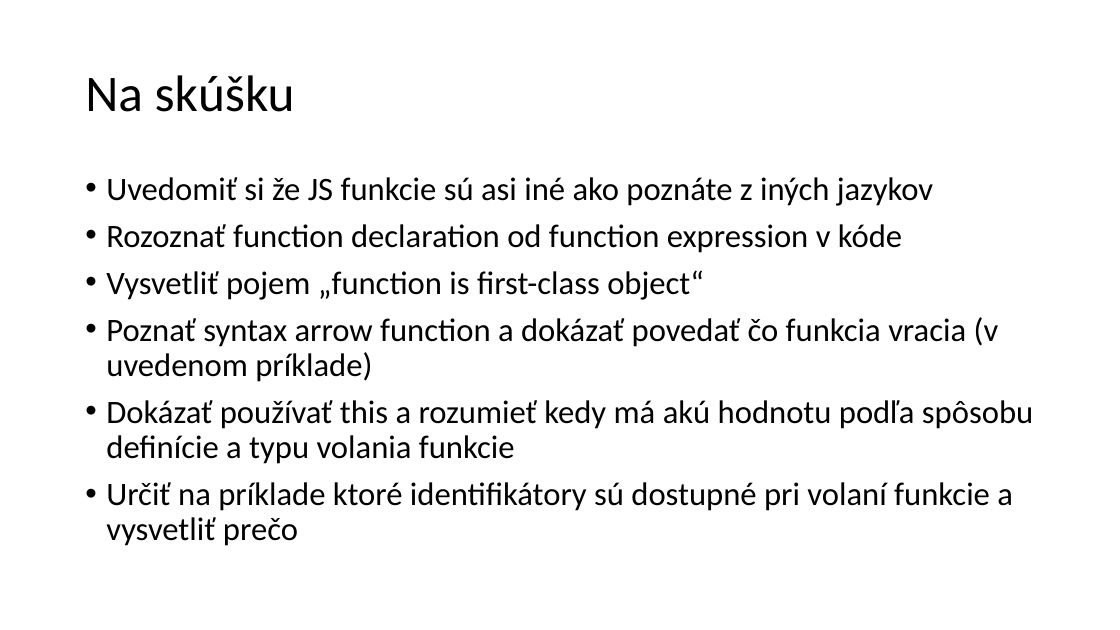
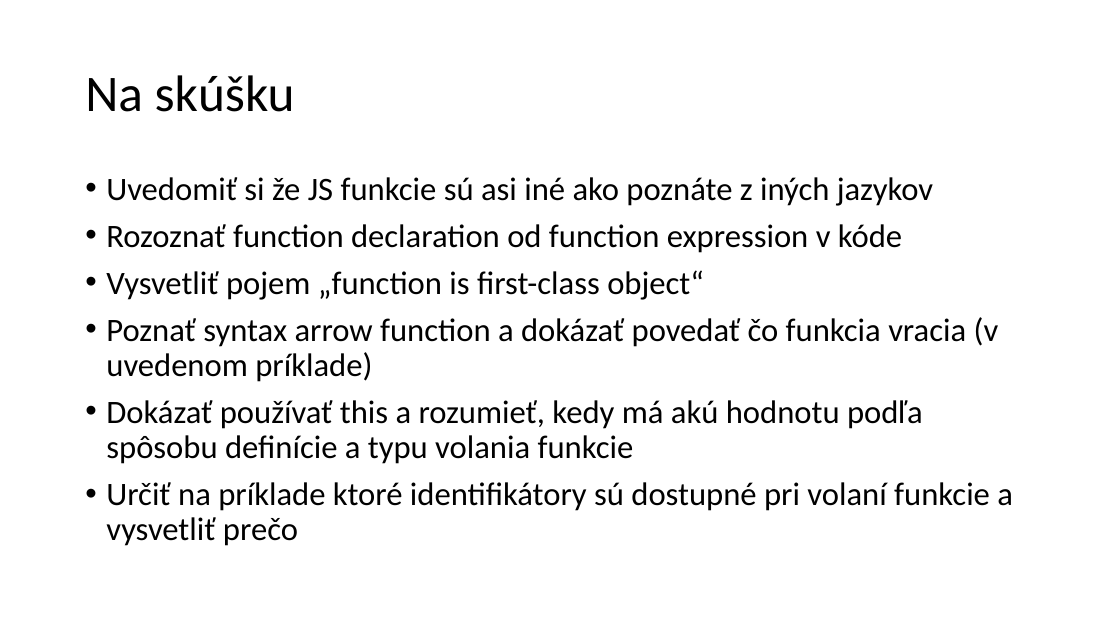
Before and after one commit to yimejky/wawjs, a slide deck: slide 33 of 02-prednaska/02.02-functions.pptx. Drawn at 1120x630 pixels with LibreOffice and Linux fonts; fonts in the diff are those of the drawing. Boxes give left, top, right and bottom in pixels: in the first picture for what was removed or moved away, otherwise in the second. Text is boxed around its words. In the diff, an @@ line names an element or a change of style, - is before the commit and + after.

```diff
--- a/02-prednaska/02.02-functions.pptx
+++ b/02-prednaska/02.02-functions.pptx
@@ text at [106,400,923,464]: text changed @@
-• Dokázať používať this a rozumieť kedy má akú hodnotu podľa spôsobu definície a typu volania funkcie
+• Dokázať používať this a rozumieť, kedy má akú hodnotu podľa spôsobu definície a typu volania funkcie
```
Also in this commit, not shown: 3 other slides changed, 9 other files.
